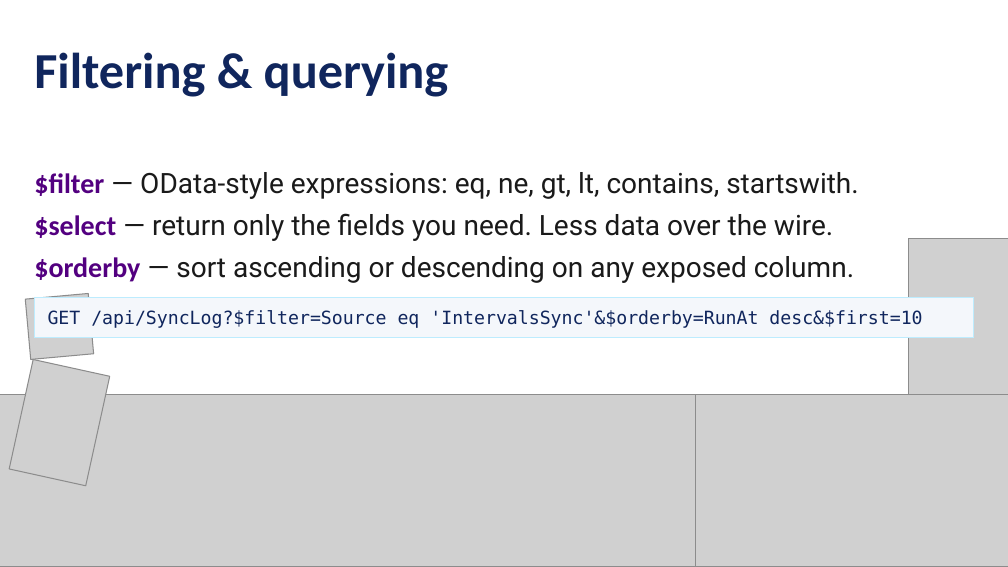
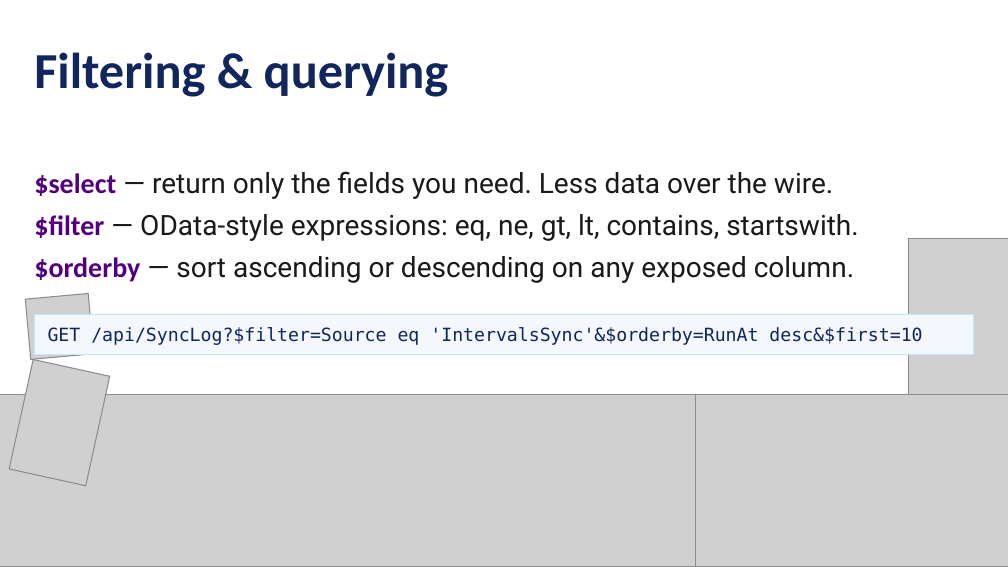
Before and after one commit to jpomfret/dab-presentation, a slide deck: slide 24 of Pomfret - dab - grillen.pptx. Drawn at 1008x567 pixels with LibreOffice and Linux fonts; fonts in the diff are those of the drawing; grey boxes stand for pictures. Boxes give left, top, right and bottom in pixels: in the first picture for what was removed or moved away, otherwise in the second. Text is boxed around its words. In the diff, an @@ line names an element or a change of style, - is before the commit and + after.

```diff
--- a/Pomfret - dab - grillen.pptx
+++ b/Pomfret - dab - grillen.pptx
@@ text at (x1=34, y1=171, x2=833, y2=199): paragraph added @@
+$select — return only the fields you need. Less data over the wire.
@@ text at (x1=34, y1=213, x2=833, y2=241): paragraph removed @@
-$select — return only the fields you need. Less data over the wire.
@@ rectangle "GET /api/SyncLog?$filter=Source eq 'IntervalsSync'&$orderby= ..." moved from (x1=34, y1=297, x2=974, y2=338) to (x1=34, y1=316, x2=974, y2=356) @@
```
Also in this commit, not shown: 6 other slides changed, 3 slides added, 3 slides removed, 2 other files.
